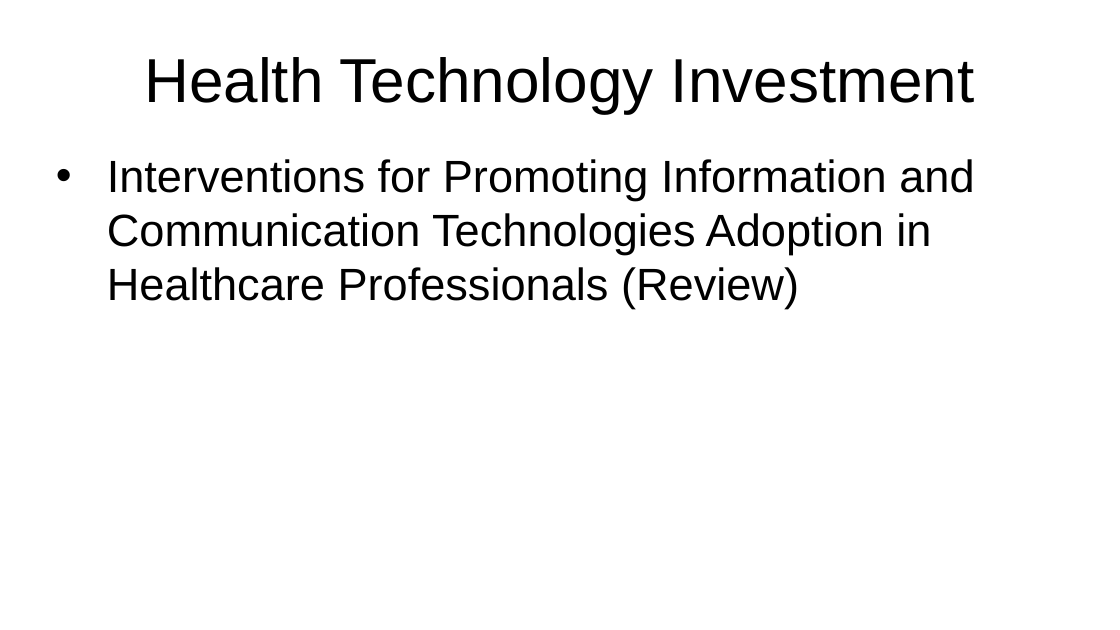
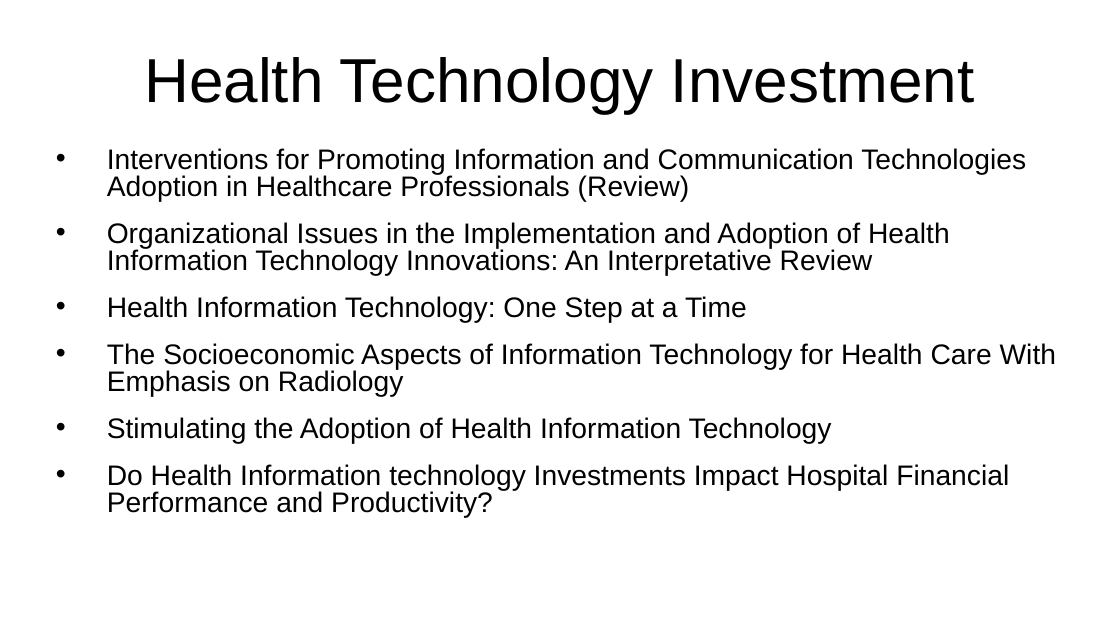
Before and after one commit to vicky-playground/EHR-GDP, a slide deck: slide 8 of does_gdp_impact_health_information_technology_investment.odp. Drawn at 1120x630 pixels with LibreOffice and Linux fonts; fonts in the diff are those of the drawing. Boxes give left, top, right and bottom in pixels: in the first picture for what was removed or moved away, otherwise in the second. Text is boxed around its words. In the diff, an @@ line names an element or a change of style, - is before the commit and + after.

```diff
--- a/does_gdp_impact_health_information_technology_investment.odp
+++ b/does_gdp_impact_health_information_technology_investment.odp
@@ text at (107,148,1026,202): size 32 to 20 pt in "Interventions for Promoting Information and Communication Te ..."; line spacing 1 to 0.8 @@
@@ text at (107,222,1057,518): paragraphs added @@
+• Organizational Issues in the Implementation and Adoption of Health Information Technology Innovations: An Interpretative Review
+• Health Information Technology: One Step at a Time
+• The Socioeconomic Aspects of Information Technology for Health Care With Emphasis on Radiology
+• Stimulating the Adoption of Health Information Technology
+• Do Health Information technology Investments Impact Hospital Financial Performance and Productivity?
```
Also in this commit, not shown: 31 other files.
